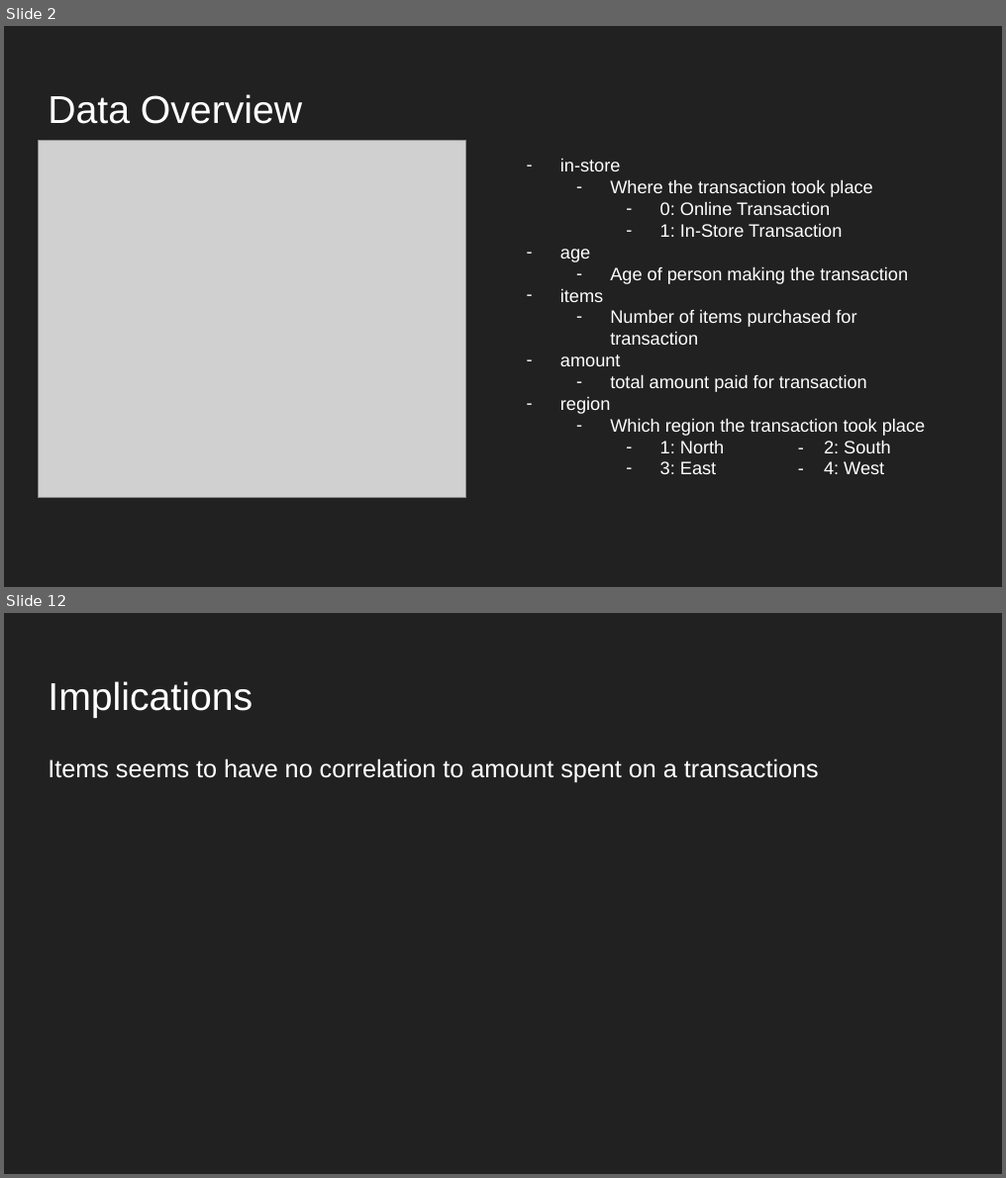
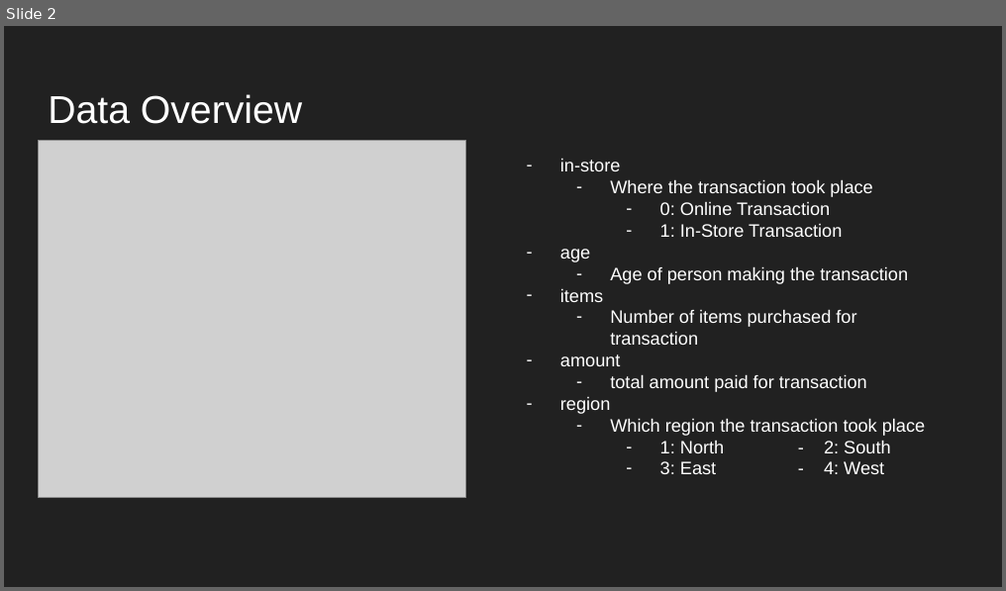
Before and after one commit to mvill025/investigate-customer-buying-patterns, a slide deck: Task1.pptx. Shown one above the other, each under a label of ours: slides 2 and 12 before the commit, slide 2 after it; the slides between them are not shown. The pictures are 1006x1178 and 1006x591 pixels, drawn with LibreOffice and Linux fonts; fonts in the diff are those of the drawing; grey boxes stand for pictures. Boxes give left, top, right and bottom in pixels: in the first picture for what was removed or moved away, otherwise in the second. Text is boxed around its words. In the diff, an @@ line names an element or a change of style, - is before the commit and + after.

```diff
--- a/Task1.pptx
+++ b/Task1.pptx
@@ slide 12 removed at [4, 613, 1002, 1174], background #212121 @@
@@ title removed at [48, 681, 252, 718] @@
-Implications
@@ text removed at [48, 759, 819, 783] @@
-Items seems to have no correlation to amount spent on a transactions
```
Also in this commit, not shown: 3 slides changed, 3 slides added, 6 other slides removed, 1 other file.
